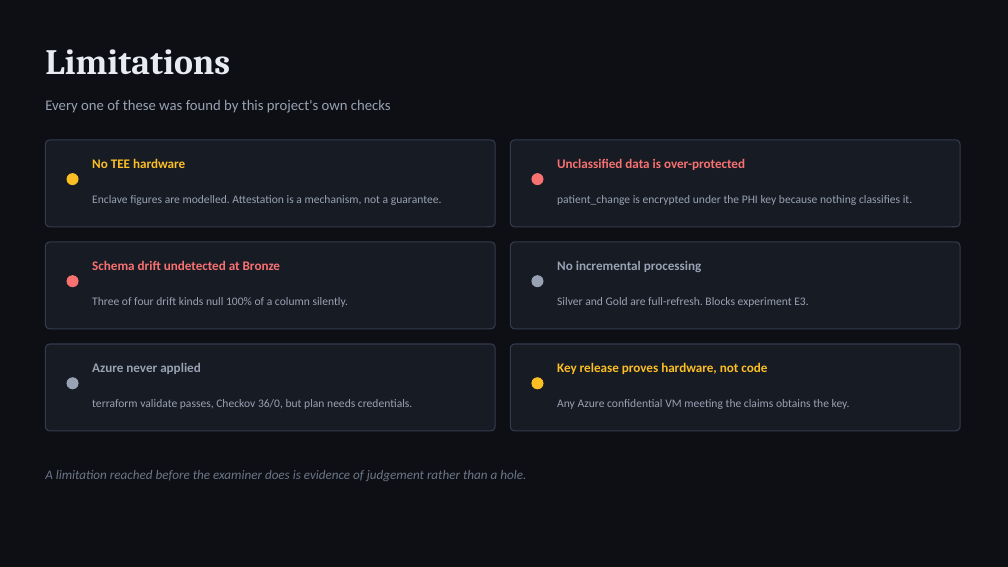
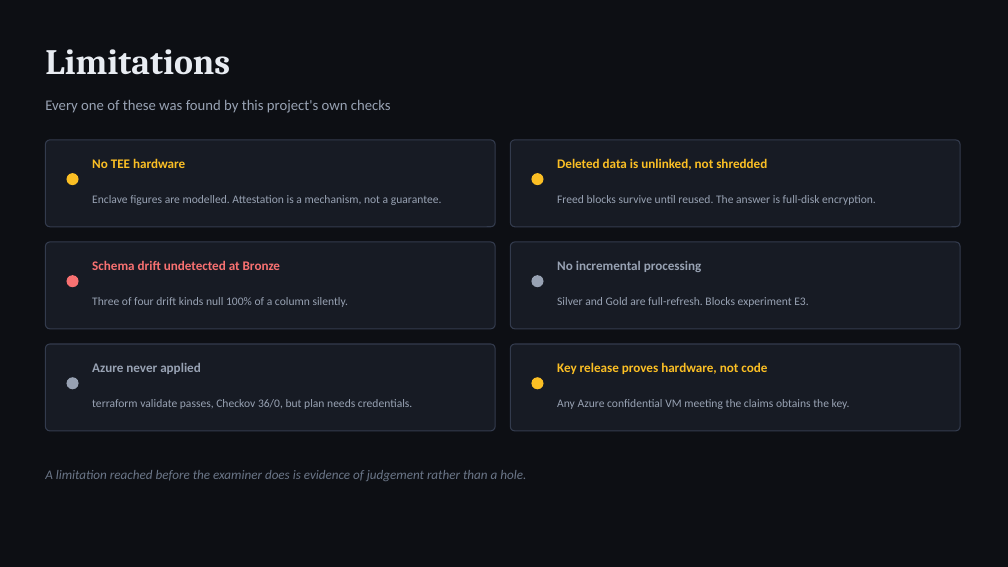
Before and after one commit to arpittomar246/confidentia, a slide deck: slide 14 of docs/report/confidentia-viva.pptx. Drawn at 1008x567 pixels with LibreOffice and Linux fonts; fonts in the diff are those of the drawing. Boxes give left, top, right and bottom in pixels: in the first picture for what was removed or moved away, otherwise in the second. Text is boxed around its words. In the diff, an @@ line names an element or a change of style, - is before the commit and + after.

```diff
--- a/docs/report/confidentia-viva.pptx
+++ b/docs/report/confidentia-viva.pptx
@@ ellipse at <box>532,173,544,185</box>: fill #F87171 to #FBBF24 @@
@@ text at <box>557,158,767,170</box>: text changed; text colour #F87171 to #FBBF24 @@
-Unclassified data is over-protected
+Deleted data is unlinked, not shredded
@@ text at <box>557,195,876,205</box>: text changed @@
-patient_change is encrypted under the PHI key because nothing classifies it.
+Freed blocks survive until reused. The answer is full-disk encryption.
```
Also in this commit, not shown: 2 other slides changed, 11 other files.
